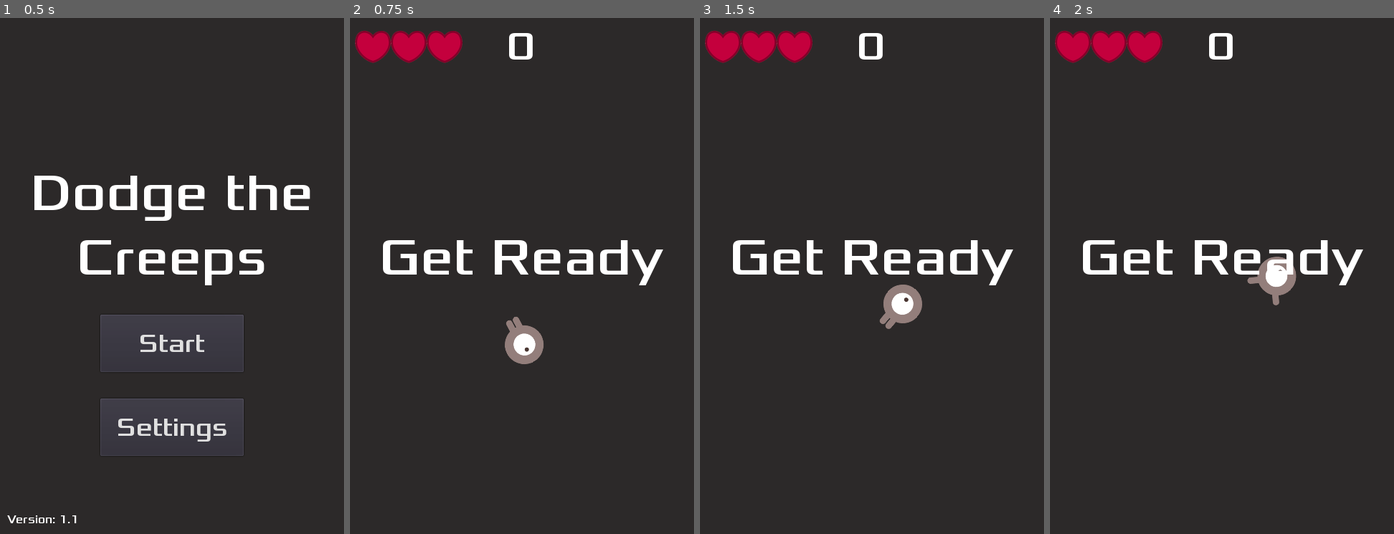
Above: before the commit, frames 1-4 (left to right).
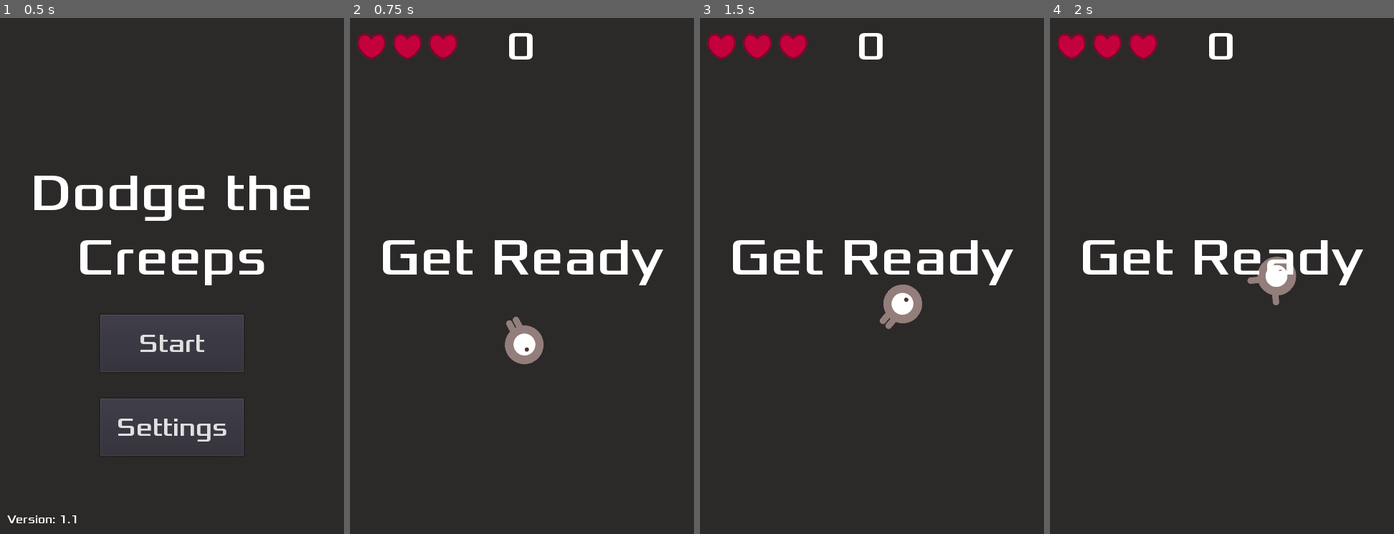
Above: after the commit, the same moments.

Repository: STYJ/Dodge-the-Creeps-enhanced-edition
Game: Godot game, scene res://main.tscn
The game is run twice, just before and just after one commit, with the same random seed, the same clock (stepped at 60 frames per second) and the same inputs.
Inputs (mouse positions are in pixels of both pictures, inside the frame that each line leads up to):
- Up to frame 1 (0.5 s): no input
- Up to frame 2 (0.75 s): click "Start" at 0.5 s
- Up to frame 3 (1.5 s): tap Enter at 1.25 s; move the mouse to (947, 250) at 1.27 s; press the mouse at (947, 250) at 1.28 s
- Up to frame 4 (2 s): no input

Frame 1 is identical in both runs. In frame 2, 0.8% of the frame differs, in the area x 1-33%, y 2-9%; in frame 3, 0.8%; in frame 4, 0.8%.

Commit message:
fixed heart asset

Diff:
--- a/HUD.gd
+++ b/HUD.gd
@@ -47,14 +47,12 @@
 func _show_lives():
 	if $Settings/SettingsValues/Hardcore/HardcoreCheckbox.pressed:
 		$VBoxContainer/Header/Lives/OneLife.show()
-		$VBoxContainer/Header/Lives/Spacer.show()
 	else:
 		$VBoxContainer/Header/Lives/ThreeLives.show()
 
 func _hide_lives():
 	if $Settings/SettingsValues/Hardcore/HardcoreCheckbox.pressed:
 		$VBoxContainer/Header/Lives/OneLife.hide()
-		$VBoxContainer/Header/Lives/Spacer.hide()
 	else:
 		$VBoxContainer/Header/Lives/ThreeLives.hide()
 
--- a/HUD.tscn
+++ b/HUD.tscn
@@ -3,10 +3,10 @@
 [ext_resource path="res://HUD.gd" type="Script" id=1]
 [ext_resource path="res://dodge_assets/fonts/Xolonium-Regular.ttf" type="DynamicFontData" id=2]
 [ext_resource path="res://dodge_assets/art/menu_bg.png" type="Texture" id=3]
-[ext_resource path="res://dodge_assets/art/3_hearts_fg.png" type="Texture" id=4]
-[ext_resource path="res://dodge_assets/art/3_hearts_bg.png" type="Texture" id=5]
-[ext_resource path="res://dodge_assets/art/heart_fg.png" type="Texture" id=6]
-[ext_resource path="res://dodge_assets/art/heart_bg.png" type="Texture" id=7]
+[ext_resource path="res://dodge_assets/art/heart_over_10px_left.png" type="Texture" id=4]
+[ext_resource path="res://dodge_assets/art/3_heart_over_10px_left.png" type="Texture" id=5]
+[ext_resource path="res://dodge_assets/art/3_heart_progress_10px_left.png" type="Texture" id=6]
+[ext_resource path="res://dodge_assets/art/heart_progress_10px_left.png" type="Texture" id=7]
 
 [sub_resource type="DynamicFont" id=1]
 size = 56
@@ -76,34 +76,25 @@
 
 [node name="OneLife" type="TextureProgress" parent="VBoxContainer/Header/Lives"]
 visible = false
-margin_left = 53.0
-margin_top = 17.0
-margin_right = 103.0
-margin_bottom = 63.0
-size_flags_horizontal = 6
+margin_top = 21.0
+margin_right = 50.0
+margin_bottom = 58.0
+size_flags_horizontal = 2
 size_flags_vertical = 6
 max_value = 99.0
-texture_over = ExtResource( 7 )
-texture_progress = ExtResource( 6 )
-
-[node name="Spacer" type="CenterContainer" parent="VBoxContainer/Header/Lives"]
-visible = false
-margin_left = 80.0
-margin_right = 157.0
-margin_bottom = 80.0
-size_flags_horizontal = 3
+texture_over = ExtResource( 4 )
+texture_progress = ExtResource( 7 )
 
 [node name="ThreeLives" type="TextureProgress" parent="VBoxContainer/Header/Lives"]
 visible = false
-margin_left = 7.0
-margin_top = 17.0
-margin_right = 157.0
-margin_bottom = 63.0
-size_flags_horizontal = 10
+margin_top = 21.0
+margin_right = 150.0
+margin_bottom = 58.0
+size_flags_horizontal = 2
 size_flags_vertical = 6
 max_value = 99.0
 texture_over = ExtResource( 5 )
-texture_progress = ExtResource( 4 )
+texture_progress = ExtResource( 6 )
 
 [node name="ScoreLabel" type="Label" parent="VBoxContainer/Header"]
 margin_left = 239.0
Binary file added: dodge_assets/art/3_heart_over_10px_left.png
Not shown, changed: dodge_assets/art/3_heart_over_10px_left.png.import
Binary file added: dodge_assets/art/3_heart_progress_10px_left.png
Not shown, changed: dodge_assets/art/3_heart_progress_10px_left.png.import
Binary file removed: dodge_assets/art/3_hearts_bg.png
Binary file removed: dodge_assets/art/3_hearts_fg.png
Binary file removed: dodge_assets/art/heart_bg.png
Binary file removed: dodge_assets/art/heart_fg.png
Binary file added: dodge_assets/art/heart_over_10px_left.png
Not shown, changed: dodge_assets/art/heart_over_10px_left.png.import
Binary file added: dodge_assets/art/heart_progress_10px_left.png
Not shown, changed: dodge_assets/art/heart_progress_10px_left.png.import
